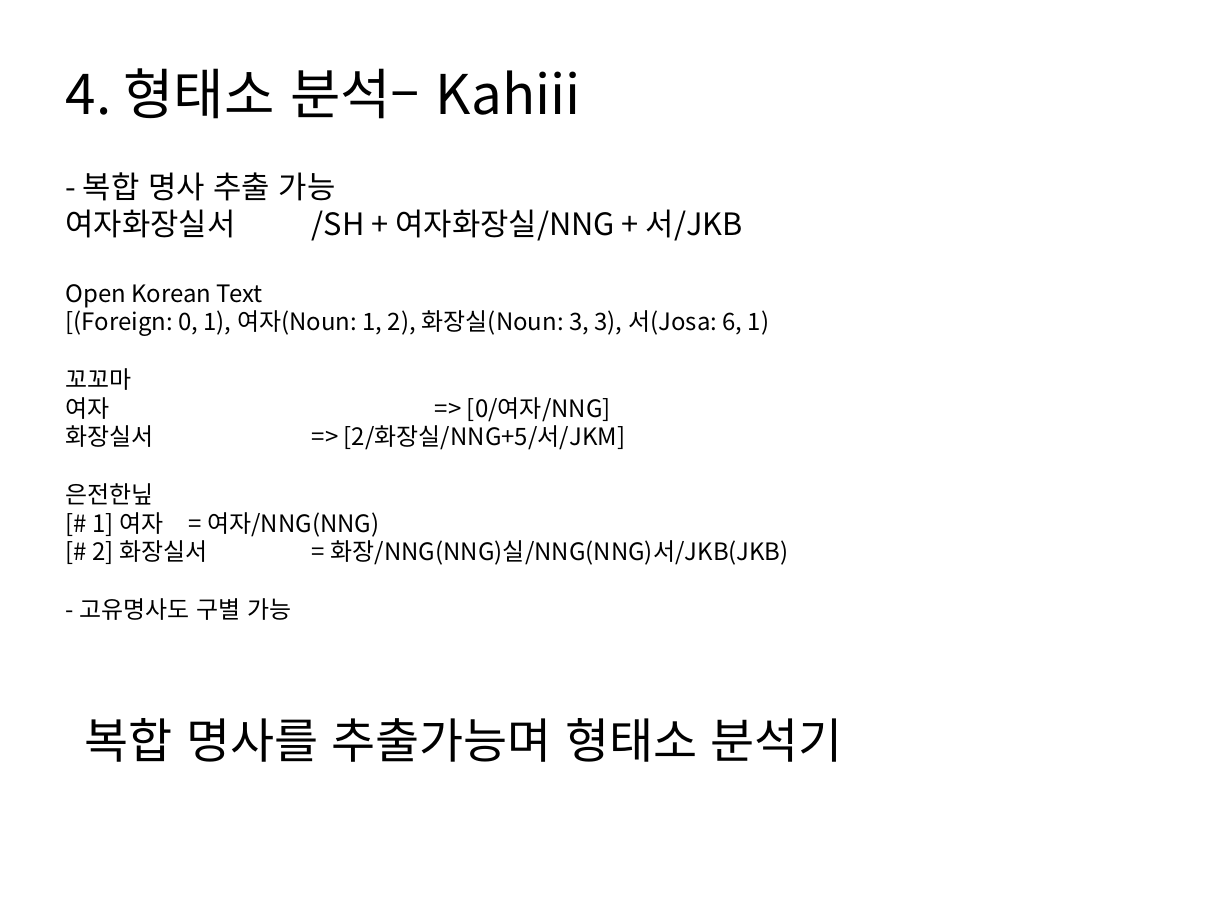
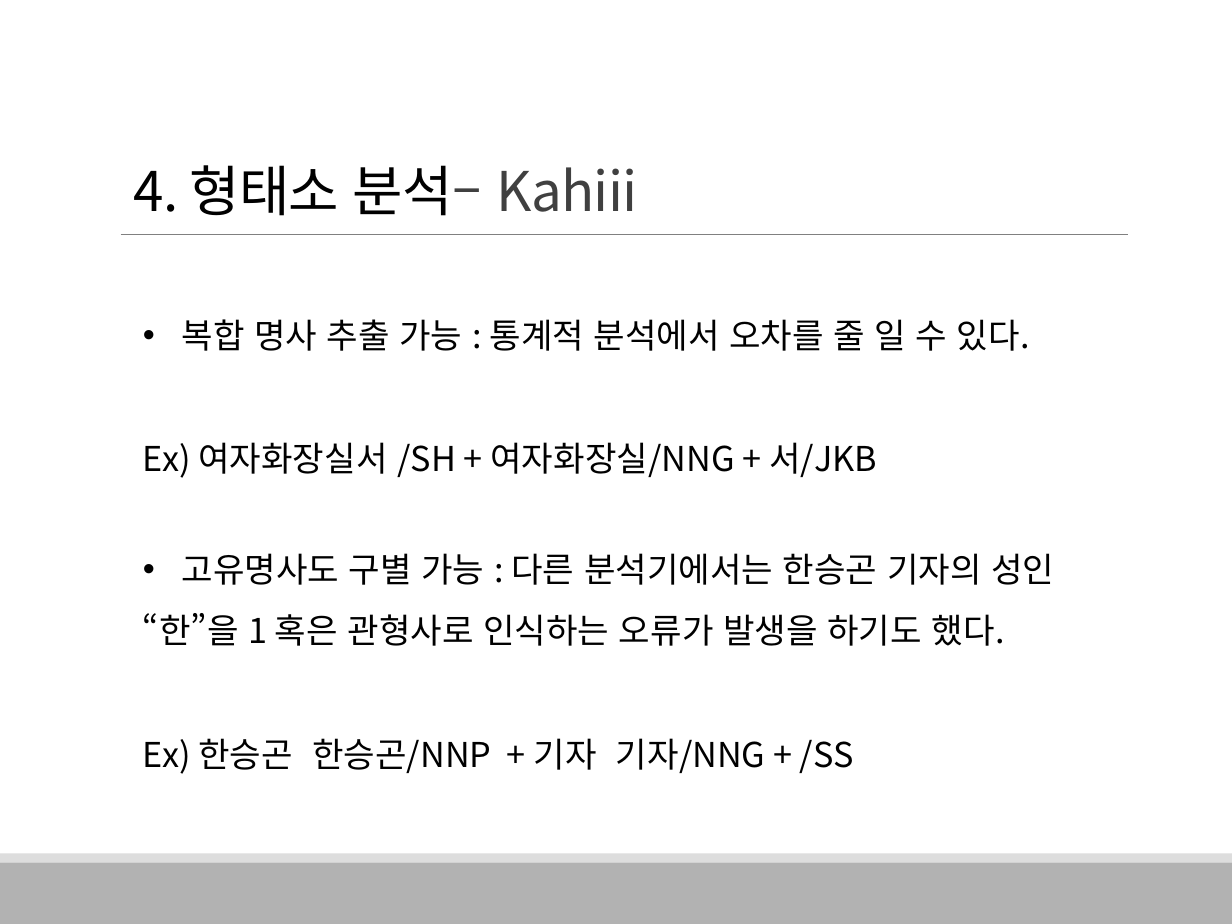
Before and after one commit to HaYongdae/issuewhatshow, a slide deck: slide 14 of doc/최종 PPT.pptx (slide 20 before the commit). Drawn at 1232x924 pixels with LibreOffice and Linux fonts; fonts in the diff are those of the drawing. Boxes give left, top, right and bottom in pixels: in the first picture for what was removed or moved away, otherwise in the second. Text is boxed around its words. In the diff, an @@ line names an element or a change of style, - is before the commit and + after.

```diff
--- a/doc/최종 PPT.pptx
+++ b/doc/최종 PPT.pptx
@@ title "4. 형태소 분석– Kahiii": place and size @@
-title "4. 형태소 분석– Kahiii" at [66,68,581,119]
+title "4. 형태소 분석– Kahiii" at [134,165,637,216]
@@ title "4. 형태소 분석– Kahiii" at [134,165,637,216]: text colour #000000 to #404040 in "분석– Kahiii"; letter spacing 0 to -0.5 pt; line spacing 0.9 to 0.85; vertical alignment middle to bottom @@
@@ line added from (121, 234) to (1127, 234), #808080 0.5 pt @@
@@ text at [143,319,1054,774]: text changed; size 14 to 20 pt @@
-- 복합 명사 추출 가능
-여자화장실서 /SH + 여자화장실/NNG + 서/JKB
-Open Korean Text
-[(Foreign: 0, 1), 여자(Noun: 1, 2), 화장실(Noun: 3, 3), 서(Josa: 6, 1)
-꼬꼬마
-여자 => [0/여자/NNG]
-화장실서 => [2/화장실/NNG+5/서/JKM]
-은전한닢
-[# 1] 여자 = 여자/NNG(NNG)
-[# 2] 화장실서 = 화장/NNG(NNG)실/NNG(NNG)서/JKB(JKB)
-- 고유명사도 구별 가능
+• 복합 명사 추출 가능 : 통계적 분석에서 오차를 줄 일 수 있다.
+Ex) 여자화장실서 /SH + 여자화장실/NNG + 서/JKB
+• 고유명사도 구별 가능 : 다른 분석기에서는 한승곤 기자의 성인
+“한”을 1 혹은 관형사로 인식하는 오류가 발생을 하기도 했다.
+Ex) 한승곤 한승곤/NNP + 기자 기자/NNG + /SS
@@ text removed at [85,718,842,762] @@
-복합 명사를 추출가능며 형태소 분석기
@@ rectangle added at [0,862,1232,924], fill #B2B2B2 @@
@@ rectangle added at [0,854,1232,862], fill #DDDDDD @@
```
Also in this commit, not shown: 31 other slides changed, 5 slides added, 4 slides removed.
